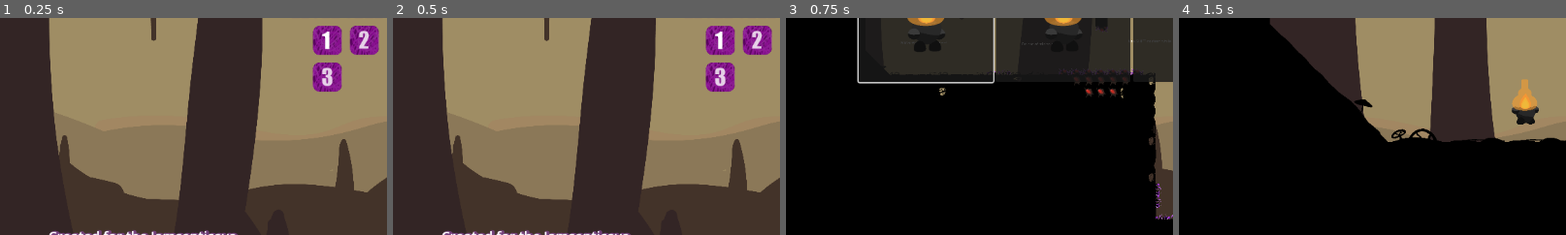
Above: before the commit, frames 1-4 (left to right).
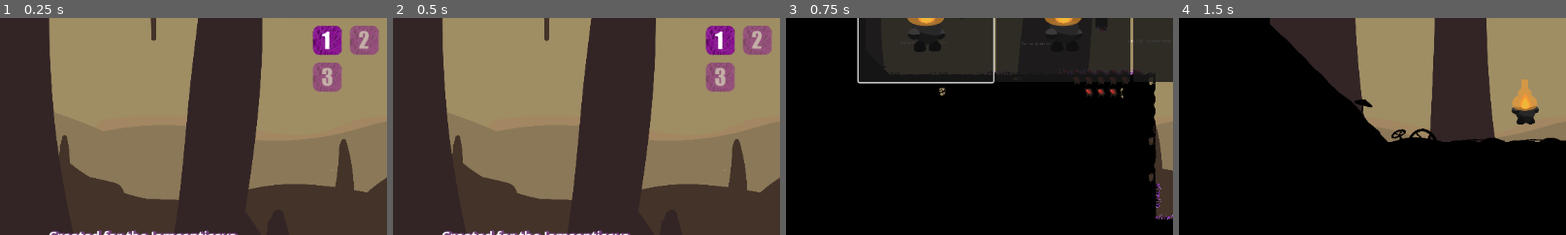
Above: after the commit, the same moments.

Repository: StarikTenger/PlatformerGame2025
Game: Godot game, scene res://scenes/UI/LevelManager.tscn
The game is run twice, just before and just after one commit, with the same random seed, the same clock (stepped at 60 frames per second) and the same inputs. Sound files missing from this copy of the repository are replaced by a short silence.
Inputs (mouse positions are % of the whole screen's width and height, from its top left):
- Up to frame 1 (0.25 s): no input
- Up to frame 2 (0.5 s): no input
- Up to frame 3 (0.75 s): click (48, 37) at 0.52 s
- Up to frame 4 (1.5 s): click (34, 91) at 1.25 s
The pictures show only the part of the screen within x 5-55%, y 31-81%; the shares and areas given below are measured in that part.

The runs differ from the first frame. In frame 1, 1.9% of the frame differs, in the area x 80-98%, y 3-34%; in frame 2, 1.9%; in frame 3, nothing differs; in frame 4, nothing differs.

Commit message:
open all levels cheatcode

Diff:
--- a/project.godot
+++ b/project.godot
@@ -103,6 +103,11 @@
 , Object(InputEventJoypadButton,"resource_local_to_scene":false,"resource_name":"","device":-1,"button_index":1,"pressure":0.0,"pressed":true,"script":null)
 ]
 }
+open-all-levels={
+"deadzone": 0.2,
+"events": [Object(InputEventKey,"resource_local_to_scene":false,"resource_name":"","device":-1,"window_id":0,"alt_pressed":false,"shift_pressed":true,"ctrl_pressed":false,"meta_pressed":false,"pressed":false,"keycode":0,"physical_keycode":79,"key_label":0,"unicode":79,"location":0,"echo":false,"script":null)
+]
+}
 
 [rendering]
 
--- a/scripts/UI/LevelManager.gd
+++ b/scripts/UI/LevelManager.gd
@@ -3,7 +3,7 @@
 @export var level_button_scene: PackedScene
 @onready var grid: GridContainer = $VBoxContainer/GridContainer
 var current_level: int = 0
-var max_opened_level: int = 10
+var max_opened_level: int = 0
 var parallax_time: float = 0.0  # Accumulated time for parallax animation
 var parallax_velocity: Vector2 = Vector2.ZERO  # Current velocity for smooth movement
 var parallax_position: Vector2 = Vector2.ZERO  # Current position
@@ -75,6 +75,16 @@
 	max_opened_level = max(max_opened_level, current_level)
 	_launch_level(current_level)
 
+func open_all_levels():
+	print("Opening all levels")
+	max_opened_level = 100
+	_update_level_buttons()
+
+func _unhandled_input(event):
+	# Handle open-all-levels action
+	if Input.is_action_pressed("open-all-levels"):
+		open_all_levels()
+
 func _process(delta: float) -> void:
 	# Accumulate time for smooth parallax animation
 	parallax_time += delta
